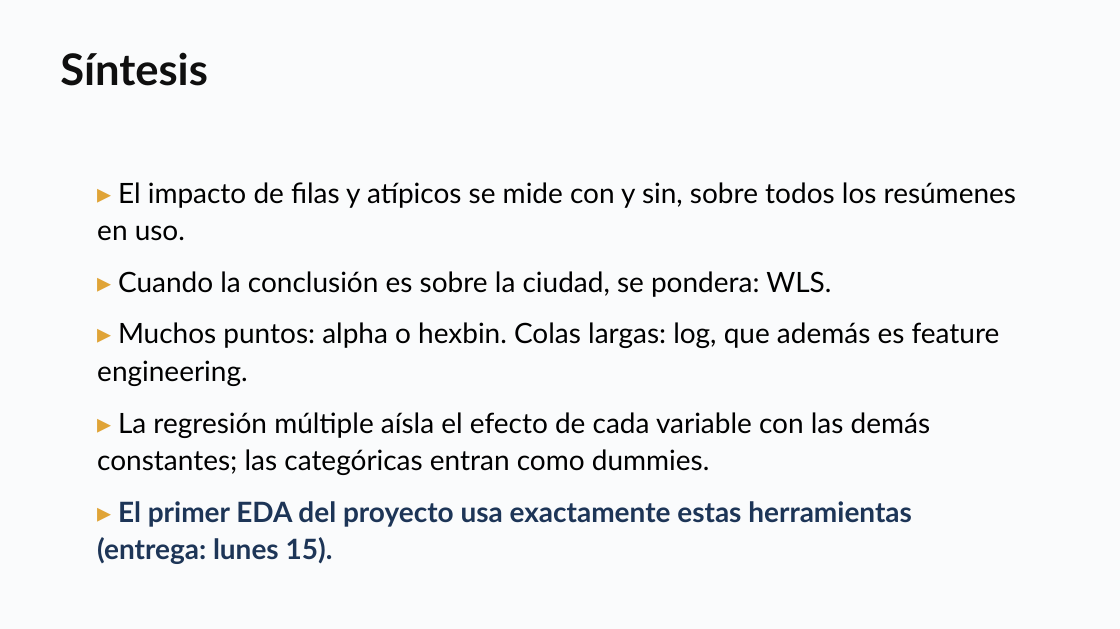
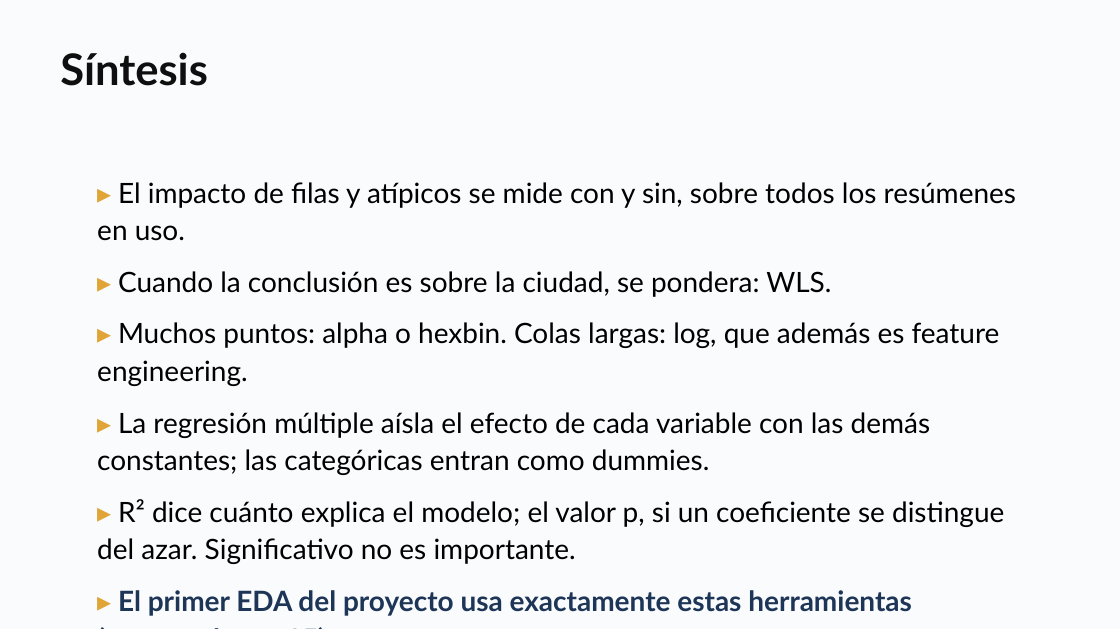
Before and after one commit to daniopitz/diplomado-cdd, a slide deck: slide 27 of presentaciones/clase04_regresion_multiple.pptx (slide 24 before the commit). Drawn at 1120x629 pixels with LibreOffice and Linux fonts; fonts in the diff are those of the drawing. Boxes give left, top, right and bottom in pixels: in the first picture for what was removed or moved away, otherwise in the second. Text is boxed around its words. In the diff, an @@ line names an element or a change of style, - is before the commit and + after.

```diff
--- a/presentaciones/clase04_regresion_multiple.pptx
+++ b/presentaciones/clase04_regresion_multiple.pptx
@@ text at (97, 499, 1004, 564): paragraph added @@
+▸ R² dice cuánto explica el modelo; el valor p, si un coeficiente se distingue del azar. Significativo no es importante.
```
Also in this commit, not shown: 3 slides added, 3 other files.
